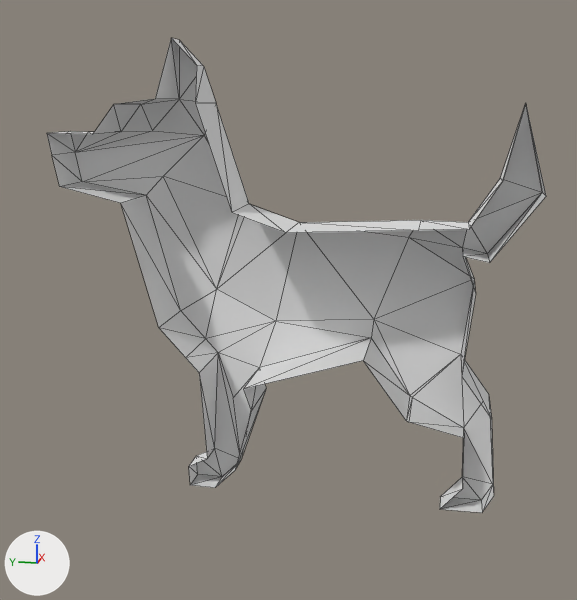
The glTF model assets/models/dog.glb as it was, and as the next commit left it.
Both versions are drawn from a camera (50 mm lens) standing at (-2.94, -0.6, 1.7) and looking at (-0.01, -0.01, 0.96). The axes (+X, +Y, +Z) are drawn at lower left. The lights are the same throughout. Mesh edges are drawn as thin lines. Vertices at the same position are counted once.

The older version as bpy lines, for what is in view:
```python
me_cube_001 = bpy.data.meshes.new('Cube.001')
me_cube_001.from_pydata(...)  # 93 vertices, 143 faces; spans x -0.02..0.34, y -0.93..0.94, z 0.05..1.95
ob_cube = bpy.data.objects.new('Cube', me_cube_001)
ob_cube.location = (0.0, 0.0, 0.0)
```
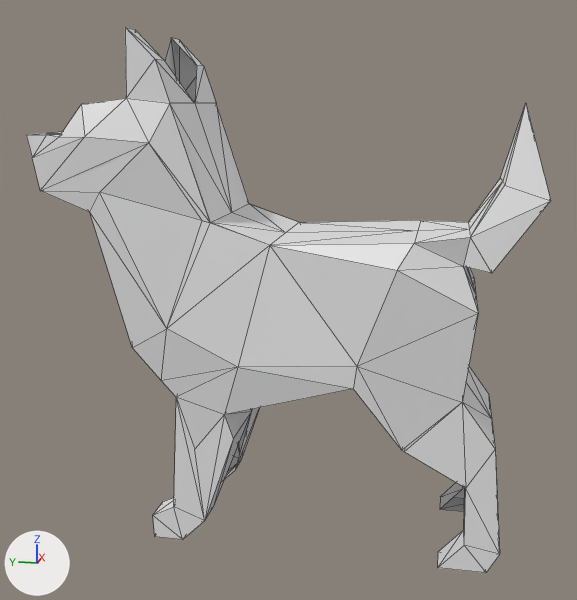
The newer file is also turned or shifted as a whole; pictures and numbers use the older file's frame.

Edits to the bpy script that builds the scene:
```text
Change me_cube_001:
    used by ob_cube; location = (0.0, 0.0, 0.0)
    remove me_cube_001.from_pydata(...)  # 93 vertices, 143 faces; spans x -0.02..0.34, y -0.93..0.94, z 0.05..1.95
    add me_cube_001.from_pydata(...)  # 159 vertices, 282 faces; spans x -0.34..0.34, y -0.93..0.94, z 0.05..1.95
    me_cube_001 part 1
    1 vertex is removed from x 0.0, y -0.84, z 1.7
    3 faces are deleted
    39 vertices are added at x -0.34..0.02, y -0.93..0.94, z 0.05..1.95
    18 new vertices lie (-0.28, 0.0, 0.0) away from vertices in x 0.0, y -0.79..0.76, z 0.49..1.71
    5 new vertices lie (0.12, 0.0, 0.0) away from vertices in x -0.28, y 0.26..0.47, z 0.06..0.19
    5 new vertices lie (0.11, 0.0, 0.0) away from vertices in x -0.28, y -0.83..-0.62, z 0.05..0.38
    142 new faces join them
```

What differs and where, as boxes [x1, y1, x2, y2] in the pictures (577 x 600 px):
'Cube', reshaped (15% taller)
    before: [47, 38, 546, 513]
    after: [26, 27, 551, 573]
part 1 of me_cube_001, built on
    before: [518, 110, 546, 196]
    after: [26, 27, 551, 573]
